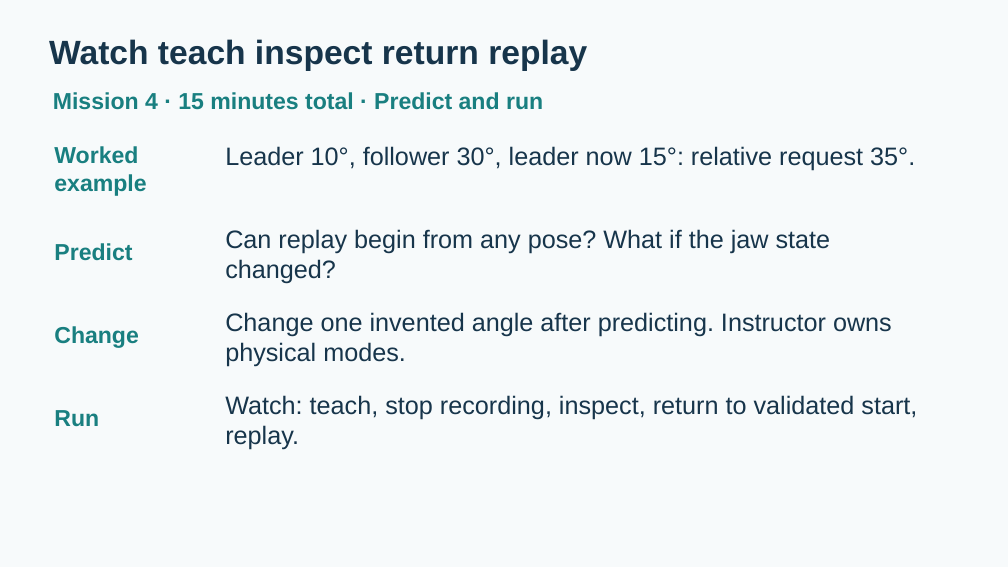
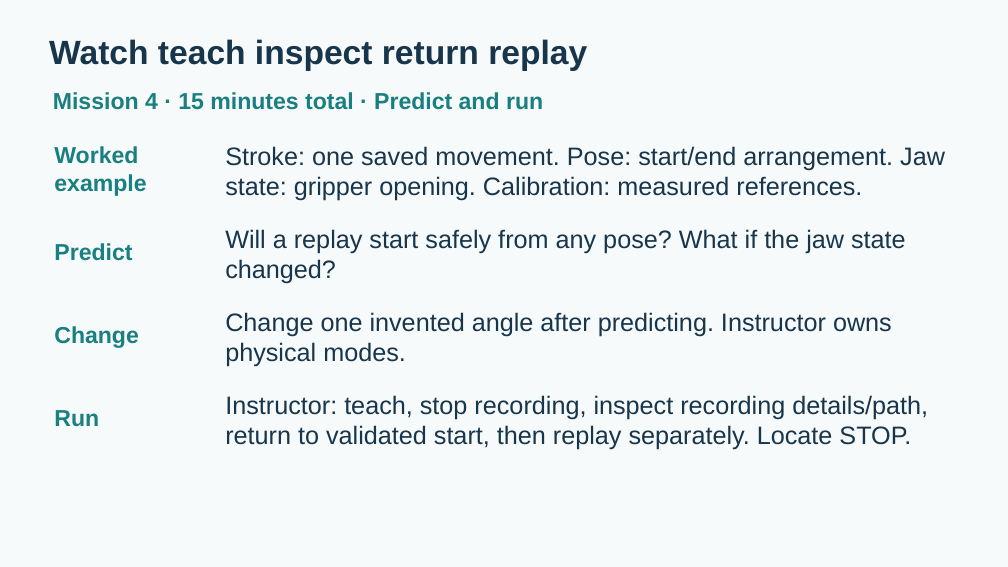
Before and after one commit to mul-cps/teaching-exciting-science-2026, a slide deck: slide 15 of docs/workshop-slides.pptx. Drawn at 1008x567 pixels with LibreOffice and Linux fonts; fonts in the diff are those of the drawing. Boxes give left, top, right and bottom in pixels: in the first picture for what was removed or moved away, otherwise in the second. Text is boxed around its words. In the diff, an @@ line names an element or a change of style, - is before the commit and + after.

Commit message:
fix(workshop): align beginner instructions and generated materials
Match the Blockly/Python starter, introduce teaching vocabulary before use and provide actual paper observation inputs. Preserve document images while projecting plain browser text and restore a real slide prediction prompt. Regenerated materials pass independent scoped review, 65 focused tests, three fresh notebooks, manifest/ZIP and changed-render checks. Durable evidence SHA256: 198c3720b34a45ec8260f6c39bac3786cbaf9d9c79a26f7295df44b4e8cfabf9. Physical rehearsal and main release remain open.

```diff
--- a/docs/workshop-slides.pptx
+++ b/docs/workshop-slides.pptx
@@ text at [225, 146, 945, 200]: text changed @@
-Leader 10°, follower 30°, leader now 15°: relative request 35°.
+Stroke: one saved movement. Pose: start/end arrangement. Jaw state: gripper opening. Calibration: measured references.
@@ text at [225, 229, 906, 284]: text changed @@
-Can replay begin from any pose? What if the jaw state changed?
+Will a replay start safely from any pose? What if the jaw state changed?
@@ text at [225, 395, 928, 450]: text changed @@
-Watch: teach, stop recording, inspect, return to validated start, replay.
+Instructor: teach, stop recording, inspect recording details/path, return to validated start, then replay separately. Locate STOP.
```
Also in this commit, not shown: 4 other slides changed, 26 other files.
